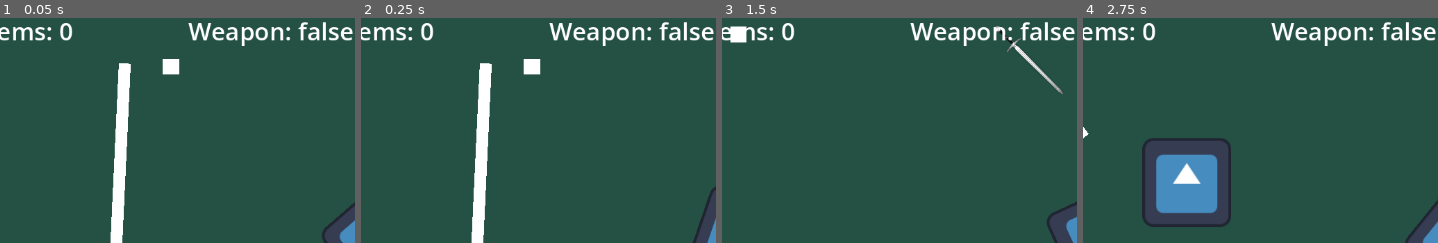
Above: before the commit, frames 1-4 (left to right).
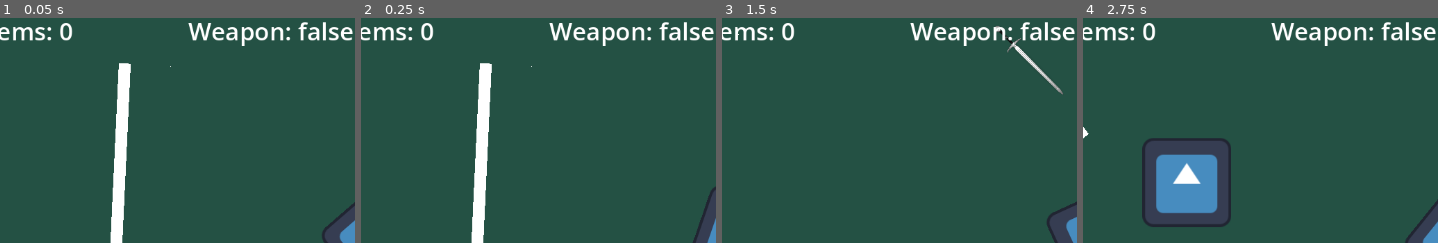
Above: after the commit, the same moments.

Repository: PierceFrancis/Godot-Final-Project
Game: Godot game, scene res://another_test.tscn
The game is run twice, just before and just after one commit, with the same random seed, the same clock (stepped at 60 frames per second) and the same inputs. This scene is started directly instead of the project's main scene. The engine's default icon, where the game draws it, is replaced by a stand-in: a white triangle on a blue panel in a dark square.
Inputs (mouse positions are % of the whole screen's width and height, from its top left):
- Up to frame 1 (0.05 s): no input
- Up to frame 2 (0.25 s): no input
- Up to frame 3 (1.5 s): tap Enter at 0.5 s; move the mouse to (81, 45) at 0.52 s; hold D (move_right) 0.53-1.28 s; tap E (action_button) at 0.6 s; move the mouse to (34, 55) at 1.27 s; hold S (move_down) from 1.28 s (still down); click (34, 55) at 1.35 s
- Up to frame 4 (2.75 s): move the mouse to (68, 28) at 2.02 s; release S (move_down) at 2.03 s; hold D (move_right) from 2.03 s (still down); hold Space (dash) from 2.03 s (still down)
The pictures show only the part of the screen within x 3-53%, y 1-51%; the shares and areas given below are measured in that part.

The runs differ from the first frame. In frame 1, 0.4% of the frame differs, in the area x 45-51%, y 18-26%; in frame 2, 0.4%; in frame 3, 0.3%; in frame 4, nothing differs.

Commit message:
player can hit eneyems
make sure all enemies are on layer 2 and mask 2

Diff:
--- a/Scenes/charger.tscn
+++ b/Scenes/charger.tscn
@@ -72,13 +72,12 @@
 &"take_damage": SubResource("Animation_67urq")
 }
 
-[node name="Charger" type="CharacterBody2D"]
+[node name="Charger" type="CharacterBody2D" groups=["enemy"]]
 collision_layer = 2
 collision_mask = 2
 script = ExtResource("1_34ipw")
 
 [node name="MeshInstance2D" type="MeshInstance2D" parent="."]
-scale = Vector2(23.045698, 22.909733)
 mesh = SubResource("BoxMesh_acnta")
 
 [node name="CollisionShape2D" type="CollisionShape2D" parent="."]
@@ -109,6 +108,7 @@
 script = ExtResource("2_ljrdh")
 
 [node name="AnimationPlayer" type="AnimationPlayer" parent="."]
+root_node = NodePath("../MeshInstance2D")
 libraries = {
 &"": SubResource("AnimationLibrary_rak5c")
 }
--- a/Scenes/sword_slash.tscn
+++ b/Scenes/sword_slash.tscn
@@ -158,6 +158,8 @@
 }
 
 [node name="Area2D" type="Area2D" parent="."]
+collision_layer = 2
+collision_mask = 2
 
 [node name="CollisionShape2D" type="CollisionShape2D" parent="Area2D"]
 position = Vector2(126, 0)
--- a/Scripts/charger.gd
+++ b/Scripts/charger.gd
@@ -1,4 +1,5 @@
 extends CharacterBody2D
+
 
 
 const SPEED = 350.0
@@ -24,10 +25,11 @@
 
 
 func _ready() -> void:
+
 	add_to_group("enemy")
 
 func take_damage(weapon_damage: float):
-	$Sprite2D/AnimationPlayer.play("take_damage")
+	$AnimationPlayer.play("take_damage")
 	health -= weapon_damage
 	print("dameged")
 
--- a/Scripts/sword_slash.gd
+++ b/Scripts/sword_slash.gd
@@ -1,4 +1,6 @@
 extends Node2D
+
+#COLLISION: LAYER AND MASK ARE ON 2 ALL ENEMYS SHOULD BE ON 2. CHECK AREA 2D NODE
 
 var weapon_damage: float = 1.0
 
@@ -14,4 +16,5 @@
 
 func _on_area_2d_body_entered(body: Node2D) -> void:
 	if body.is_in_group("enemy"):
+		print("is enemy")
 		body.take_damage(weapon_damage)
--- a/another_test.tscn
+++ b/another_test.tscn
@@ -83,6 +83,6 @@
 position = Vector2(0.5, 0)
 shape = SubResource("RectangleShape2D_sbxmf")
 
-[node name="Charger" parent="." node_paths=PackedStringArray("player") groups=["enemy"] instance=ExtResource("5_wlync")]
+[node name="Charger" parent="." node_paths=PackedStringArray("player") instance=ExtResource("5_wlync")]
 position = Vector2(-301, -251)
 player = NodePath("../Player")
